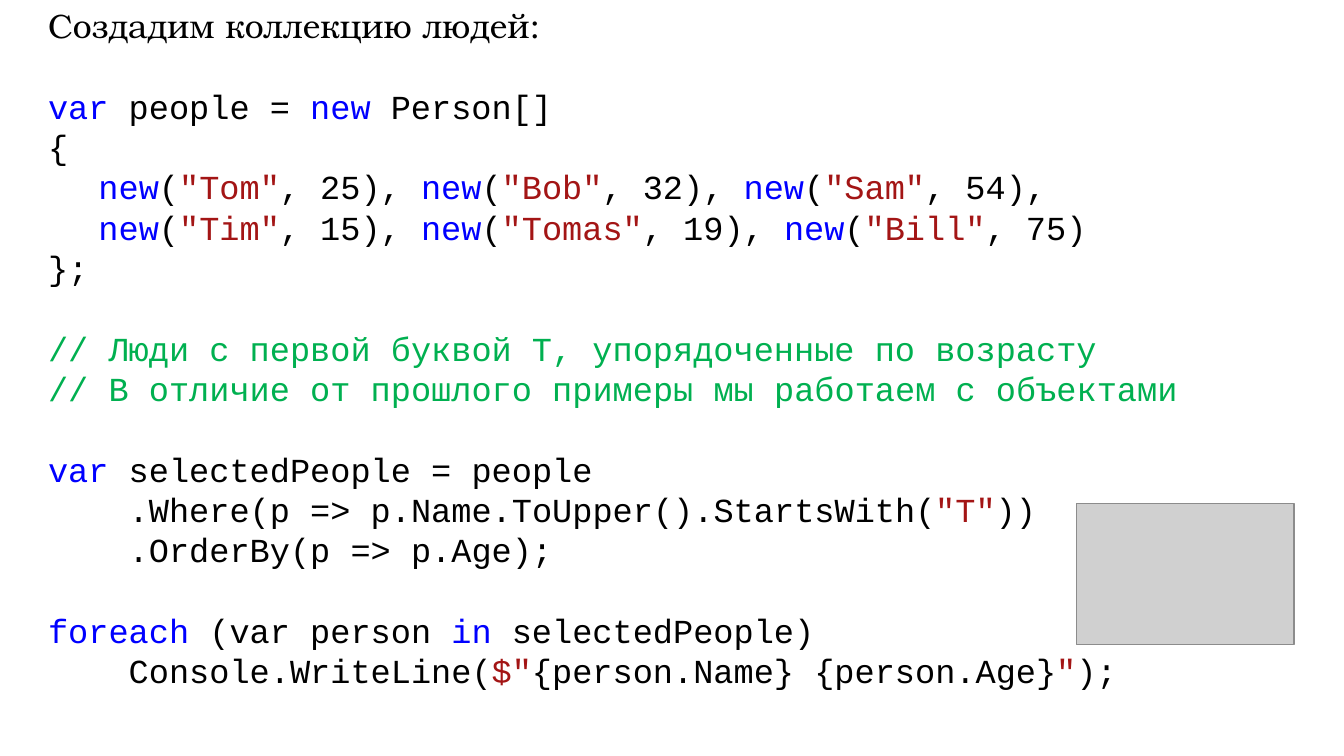
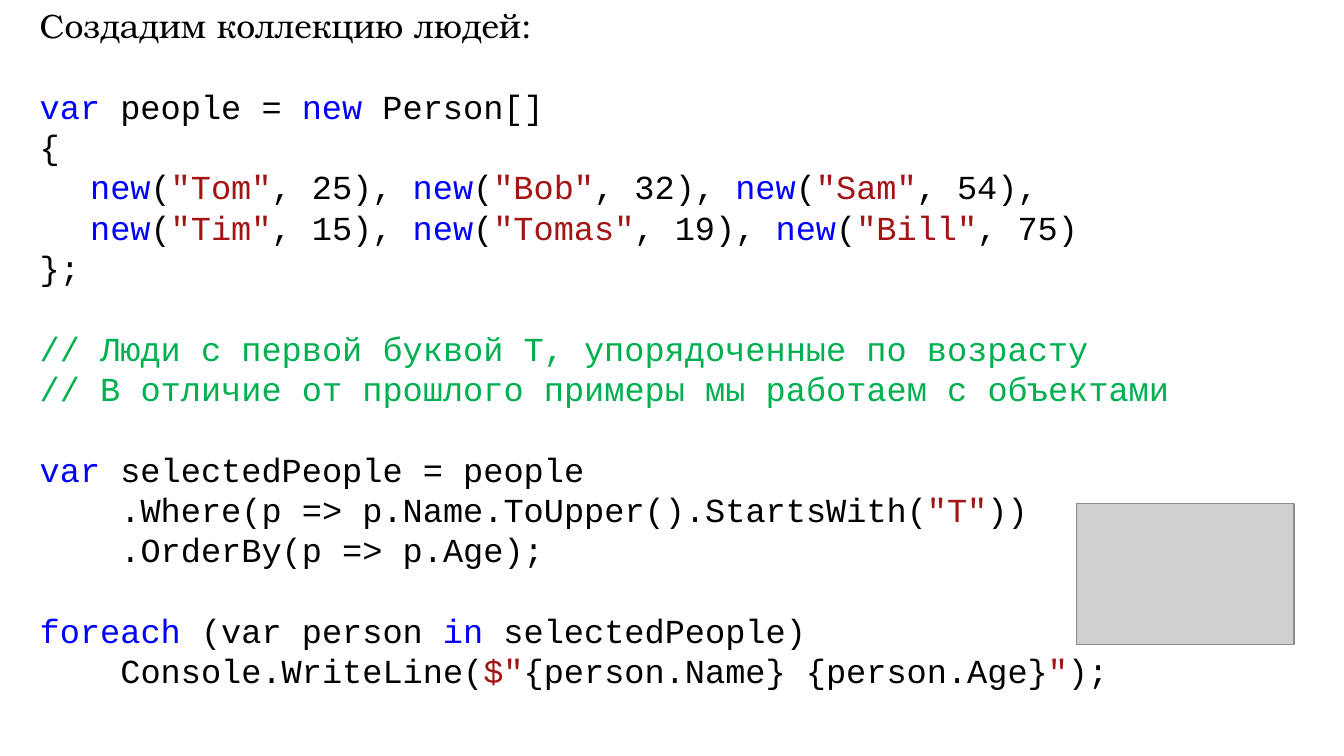
Before and after one commit to DaniilKlyukin/OOP-4, a slide deck: slide 5 of Лекции/ООП 1 лек 7.pptx. Drawn at 1344x756 pixels with LibreOffice and Linux fonts; fonts in the diff are those of the drawing; grey boxes stand for pictures. Boxes give left, top, right and bottom in pixels: in the first picture for what was removed or moved away, otherwise in the second. Text is boxed around its words. In the diff, an @@ line names an element or a change of style, - is before the commit and + after.

```diff
--- a/Лекции/ООП 1 лек 7.pptx
+++ b/Лекции/ООП 1 лек 7.pptx
@@ text "Создадим коллекцию людей:": place and size @@
-text "Создадим коллекцию людей:" at <box>48,14,1178,690</box>
+text "Создадим коллекцию людей:" at <box>40,13,1170,690</box>
```
Also in this commit, not shown: 14 other slides changed, 1 slide removed.
